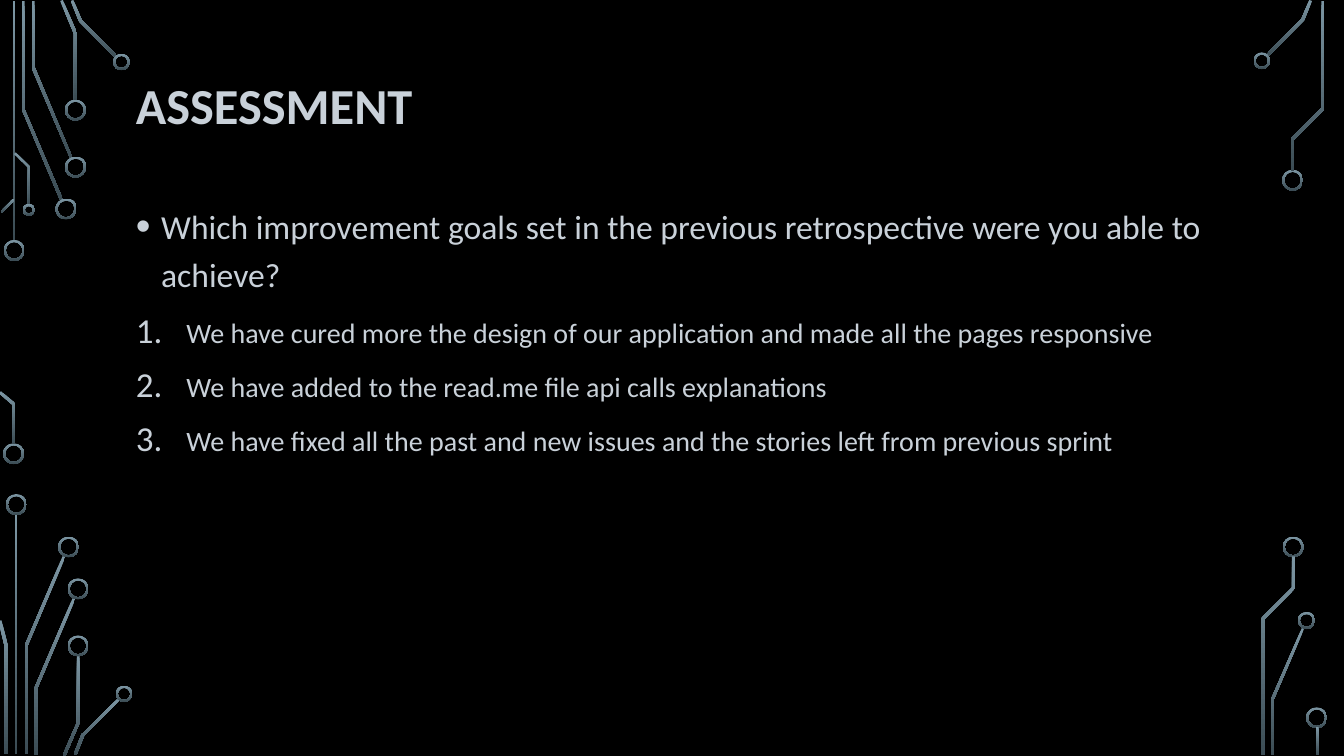
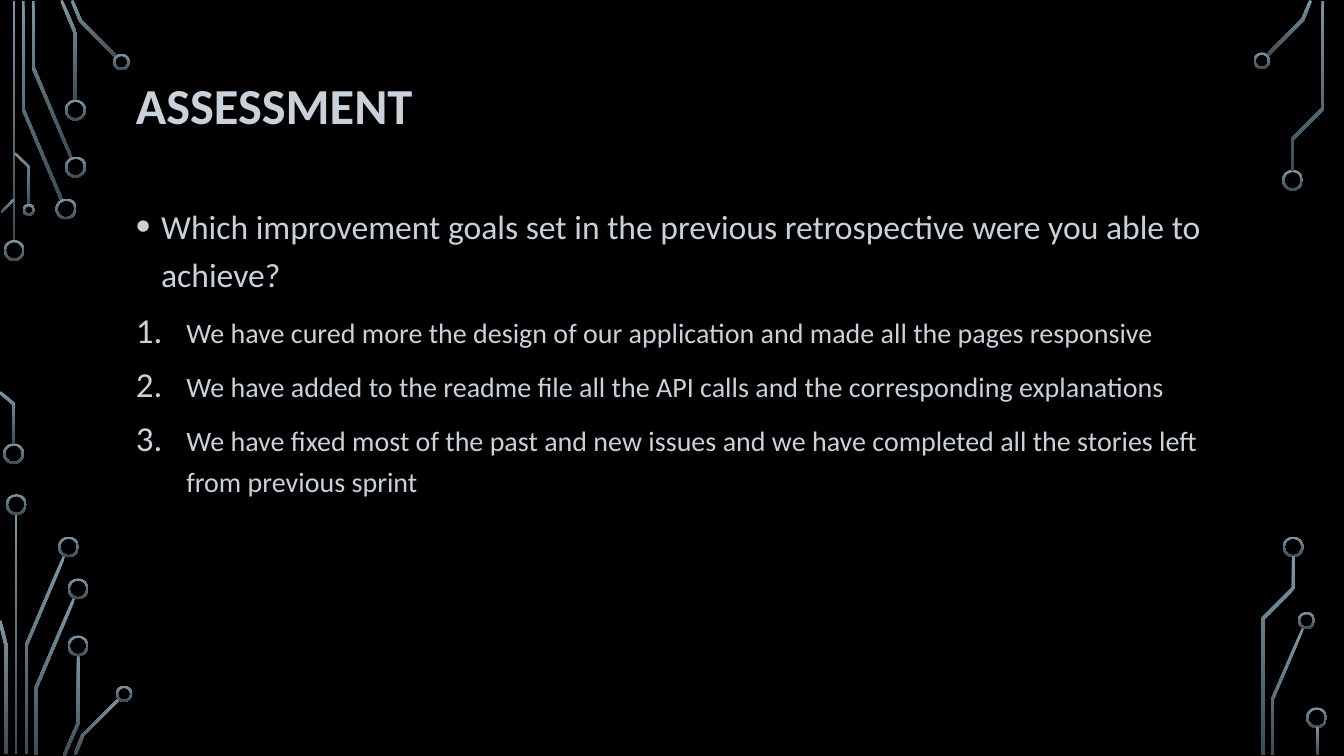
Before and after one commit to HeydarliAtabay/SolidarityPurchasingGroup, a slide deck: slide 15 of Retrospective/Sprint 3 - Retrospective.pptx (slide 14 before the commit). Drawn at 1344x756 pixels with LibreOffice and Linux fonts; fonts in the diff are those of the drawing; background and template pictures are left out. Boxes give left, top, right and bottom in pixels: in the first picture for what was removed or moved away, otherwise in the second. Text is boxed around its words. In the diff, an @@ line names an element or a change of style, - is before the commit and + after.

```diff
--- a/Retrospective/Sprint 3 - Retrospective.pptx
+++ b/Retrospective/Sprint 3 - Retrospective.pptx
@@ text at [186,377,1196,497]: text changed @@
-2. We have added to the read.me file api calls explanations
-3. We have fixed all the past and new issues and the stories left from previous sprint
+2. We have added to the readme file all the API calls and the corresponding explanations
+3. We have fixed most of the past and new issues and we have completed all the stories left from previous sprint
```
Also in this commit, not shown: 5 other slides changed, 1 slide added, 3 other files.
